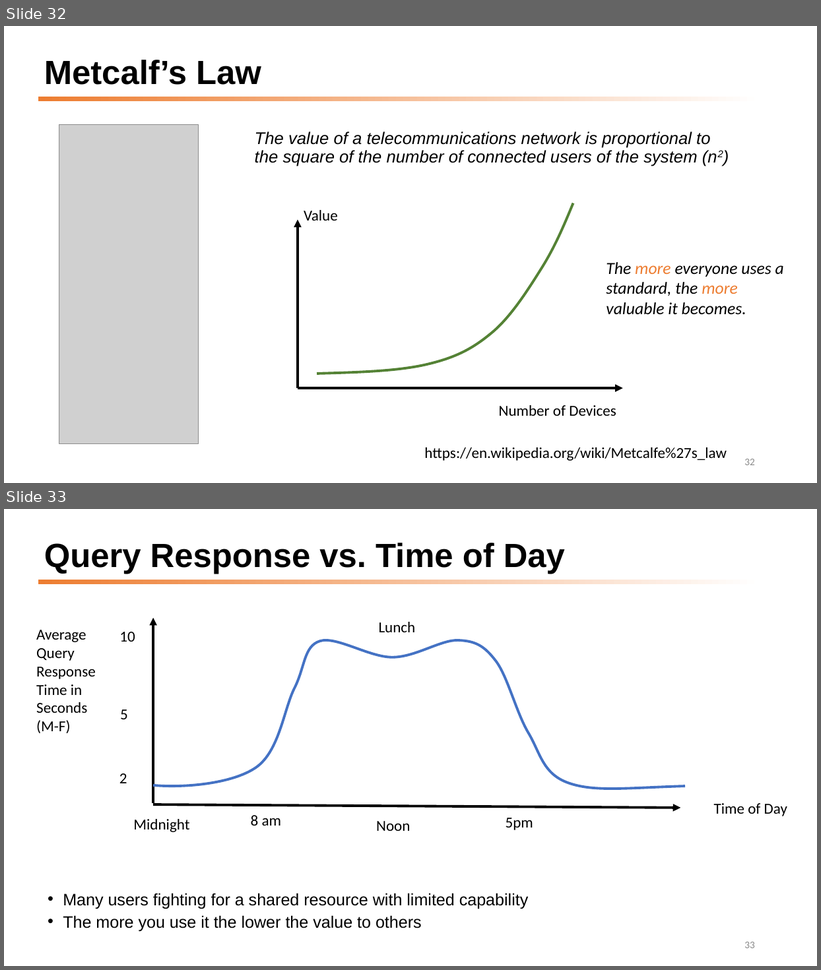
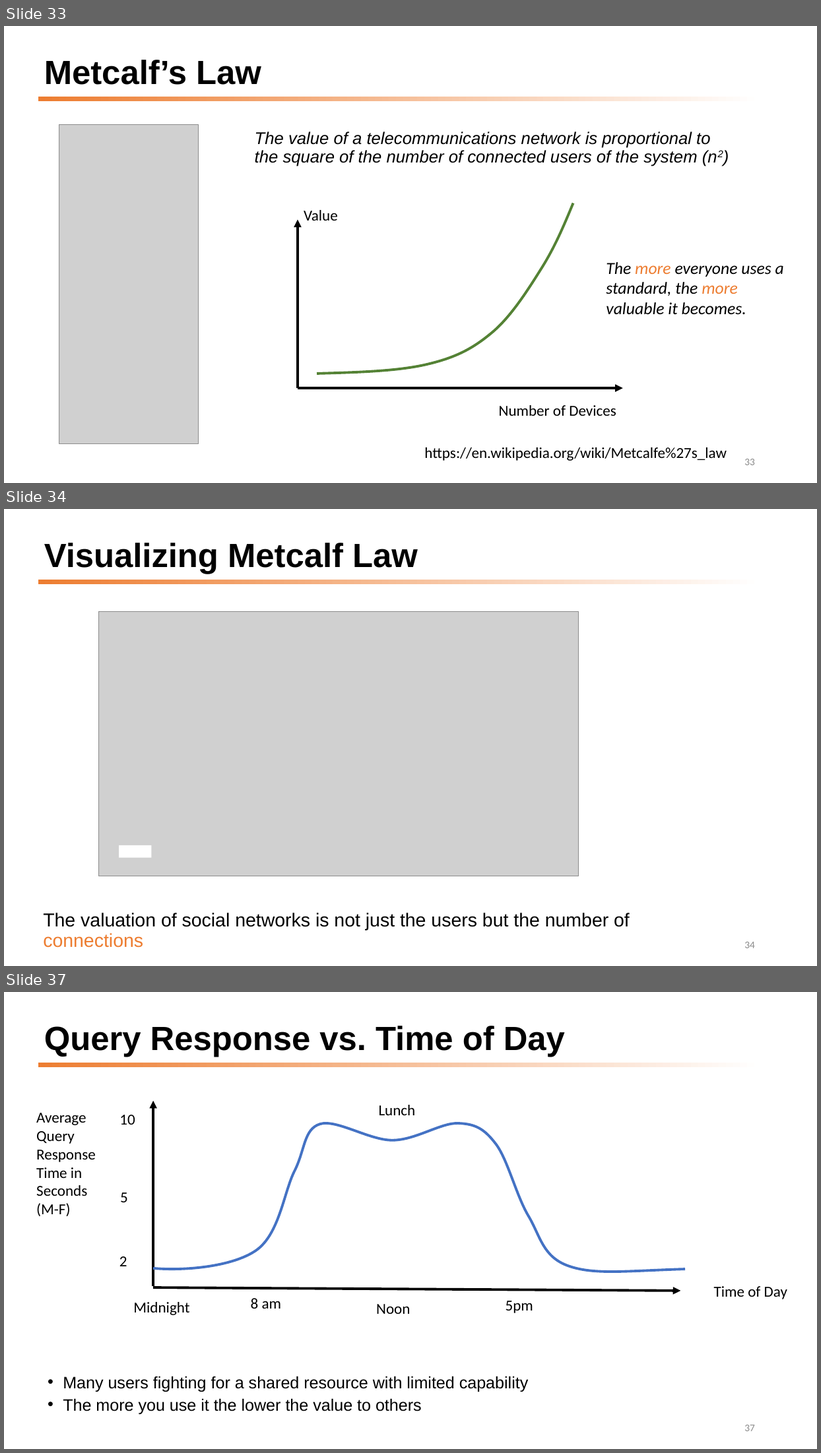
Before and after one commit to dmccreary/graph-systems-thinking, a slide deck: docs/presentations/GST-Half-Day-Workshop-2022.pptx. Shown one above the other, each under a label of ours: slides 32 and 33 before the commit, slides 33, 34 and 37 after it; the slides between them are not shown. The pictures are 821x970 and 821x1453 pixels, drawn with LibreOffice and Linux fonts; fonts in the diff are those of the drawing; grey boxes stand for pictures. Boxes give left, top, right and bottom in pixels: in the first picture for what was removed or moved away, otherwise in the second. Text is boxed around its words. In the diff, an @@ line names an element or a change of style, - is before the commit and + after.

```diff
--- a/docs/presentations/GST-Half-Day-Workshop-2022.pptx
+++ b/docs/presentations/GST-Half-Day-Workshop-2022.pptx
@@ slide 34 added at [4,509,817,966], background #FFFFFF; not listed: 1 template element that a slide beside it also shows @@
@@ title added at [44,543,418,574], 39.6 pt, text #000000, bold @@
+Visualizing Metcalf Law
@@ picture added at [98,611,579,876] @@
@@ rectangle added at [120,846,152,858], fill #FFFFFF @@
@@ text added at [43,913,630,948], 22.2 pt, text #000000 @@
+The valuation of social networks is not just the users but the number of connections
@@ page number added at [745,942,755,949], 12 pt, text #8C8C8C @@
+34
@@ what was slide 32 is now slide 33 @@
@@ page number at [745,459,755,466]: text changed @@
-32
+33
@@ what was slide 33 is now slide 37 @@
@@ page number at [745,1425,755,1432]: text changed @@
-33
+37
```
Also in this commit, not shown: 3 slides changed, 6 other slides added.
